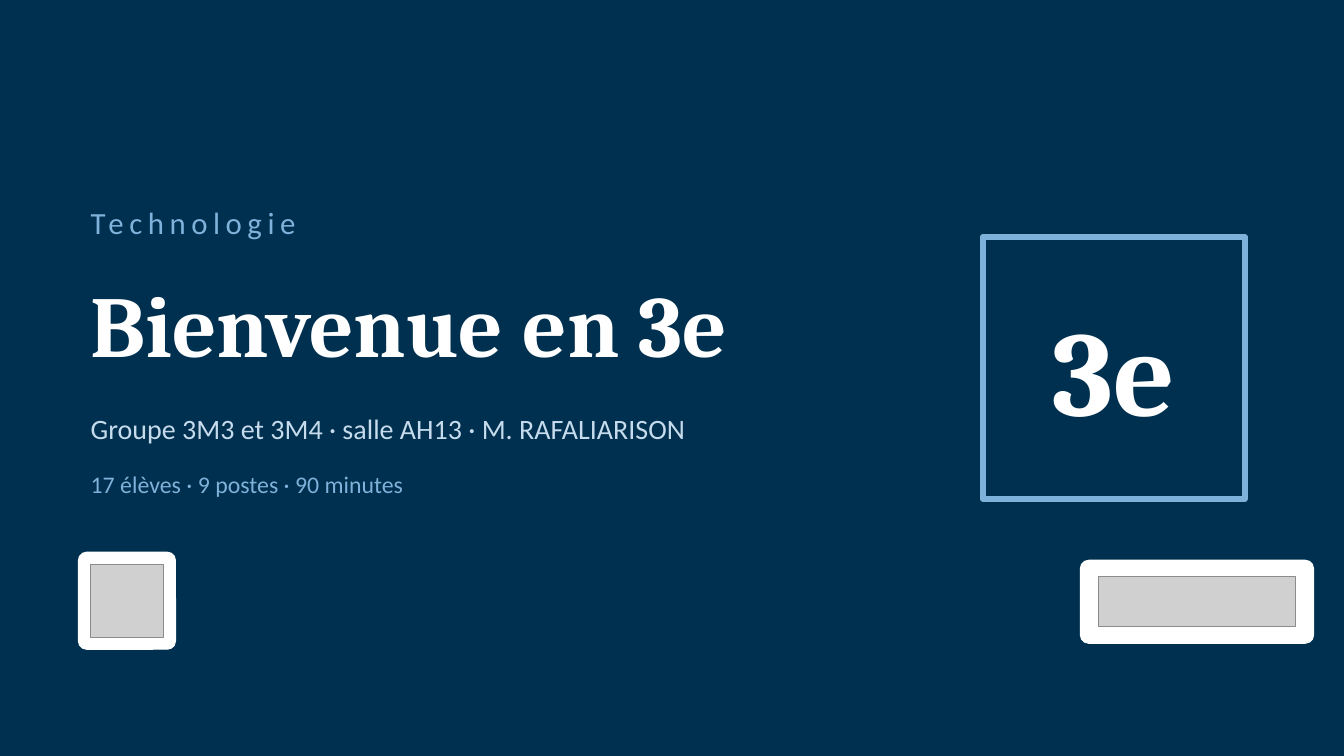
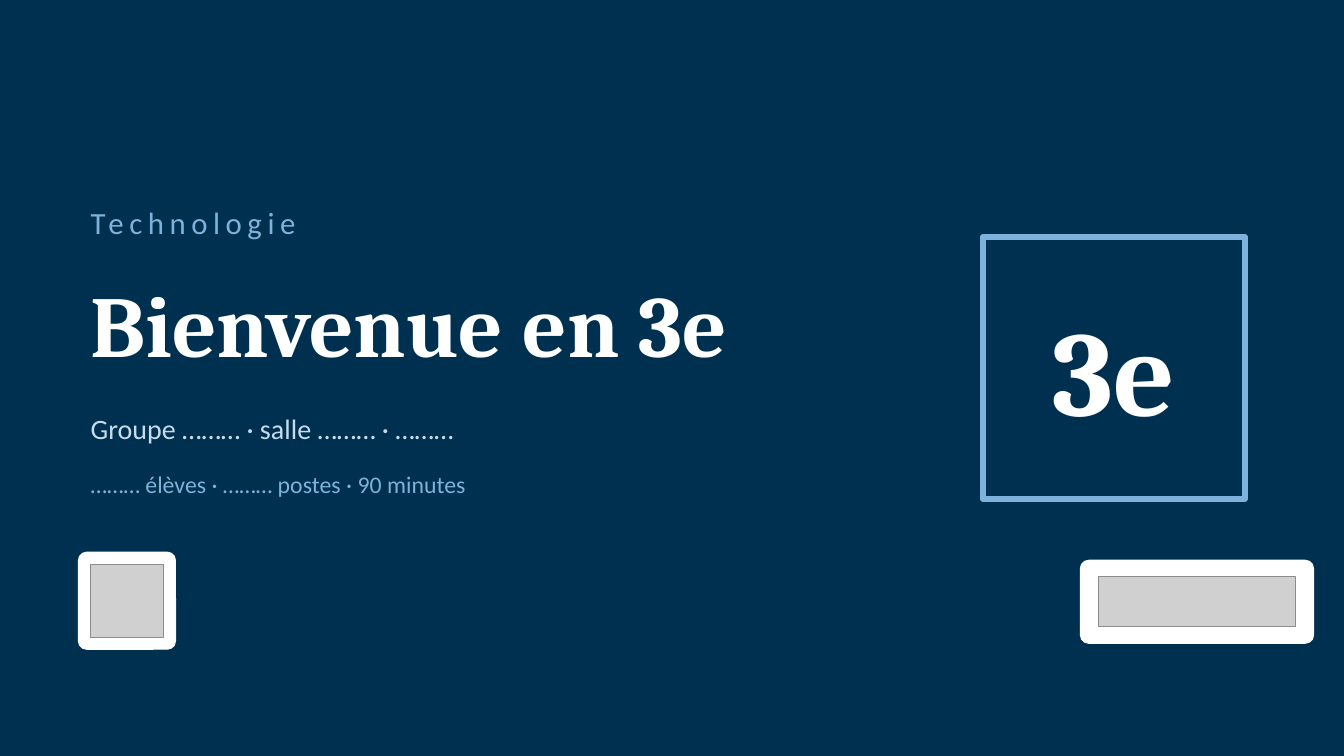
Before and after one commit to lyceefrancaisdetananarive/technologie, a slide deck: slide 1 of 3eme/p1/seance1-diaporama.pptx. Drawn at 1344x756 pixels with LibreOffice and Linux fonts; fonts in the diff are those of the drawing; grey boxes stand for pictures. Boxes give left, top, right and bottom in pixels: in the first picture for what was removed or moved away, otherwise in the second. Text is boxed around its words. In the diff, an @@ line names an element or a change of style, - is before the commit and + after.

```diff
--- a/3eme/p1/seance1-diaporama.pptx
+++ b/3eme/p1/seance1-diaporama.pptx
@@ text at (x1=91, y1=419, x2=311, y2=444): text changed @@
-Groupe 3M3 et 3M4 · salle AH13 · M. RAFALIARISON
+Groupe ……… · salle ……… · ………
@@ text at (x1=145, y1=476, x2=465, y2=497): text changed @@
-17 élèves · 9 postes · 90 minutes
+……… élèves · ……… postes · 90 minutes
```
Also in this commit, not shown: 11 other slides changed, 5 other files.
